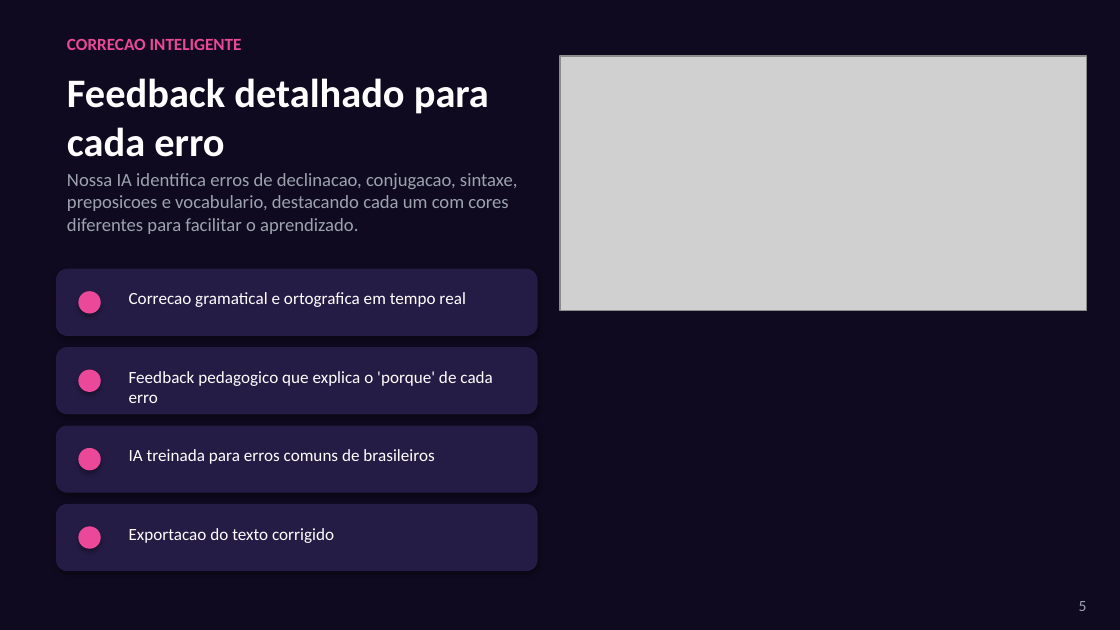
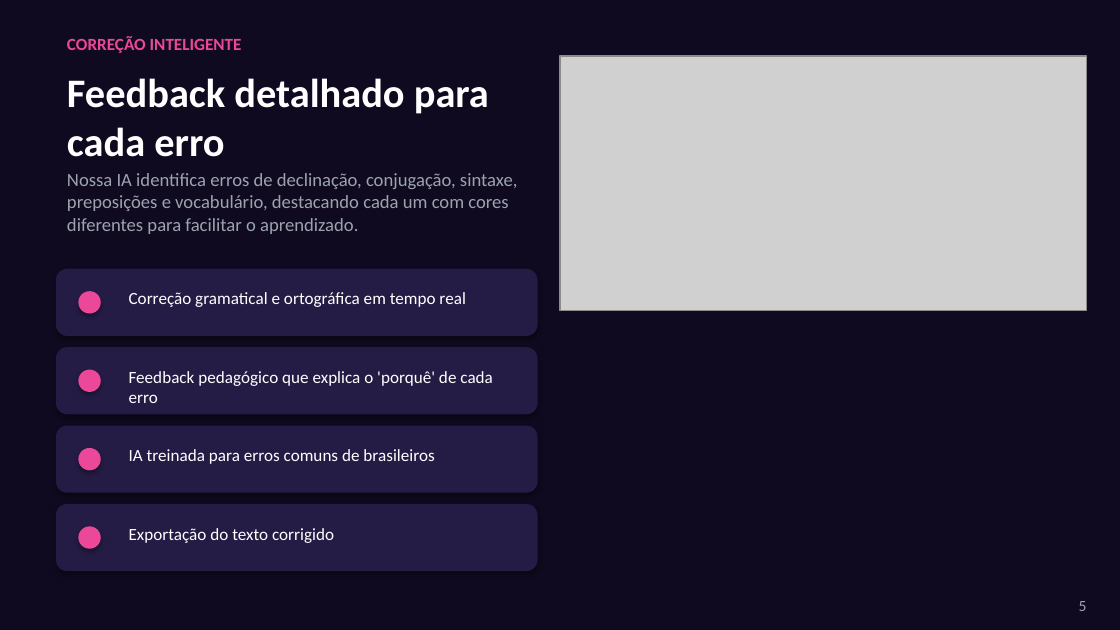
Before and after one commit to ImmoNeural/Correctmemycleverbot, a slide deck: slide 5 of CorrectMe_Apresentacao.pptx. Drawn at 1120x630 pixels with LibreOffice and Linux fonts; fonts in the diff are those of the drawing; grey boxes stand for pictures. Boxes give left, top, right and bottom in pixels: in the first picture for what was removed or moved away, otherwise in the second. Text is boxed around its words. In the diff, an @@ line names an element or a change of style, - is before the commit and + after.

```diff
--- a/CorrectMe_Apresentacao.pptx
+++ b/CorrectMe_Apresentacao.pptx
@@ text at [67, 36, 242, 53]: text changed @@
-CORRECAO INTELIGENTE
+CORREÇÃO INTELIGENTE
@@ text at [67, 173, 517, 234]: text changed @@
-Nossa IA identifica erros de declinacao, conjugacao, sintaxe, preposicoes e vocabulario, destacando cada um com cores diferentes para facilitar o aprendizado.
+Nossa IA identifica erros de declinação, conjugação, sintaxe, preposições e vocabulário, destacando cada um com cores diferentes para facilitar o aprendizado.
@@ text at [129, 292, 465, 307]: text changed @@
-Correcao gramatical e ortografica em tempo real
+Correção gramatical e ortográfica em tempo real
@@ text at [129, 371, 493, 403]: text changed @@
-Feedback pedagogico que explica o 'porque' de cada erro
+Feedback pedagógico que explica o 'porquê' de cada erro
@@ text at [129, 528, 334, 543]: text changed @@
-Exportacao do texto corrigido
+Exportação do texto corrigido
```
Also in this commit, not shown: 14 other slides changed, 1 other file.
